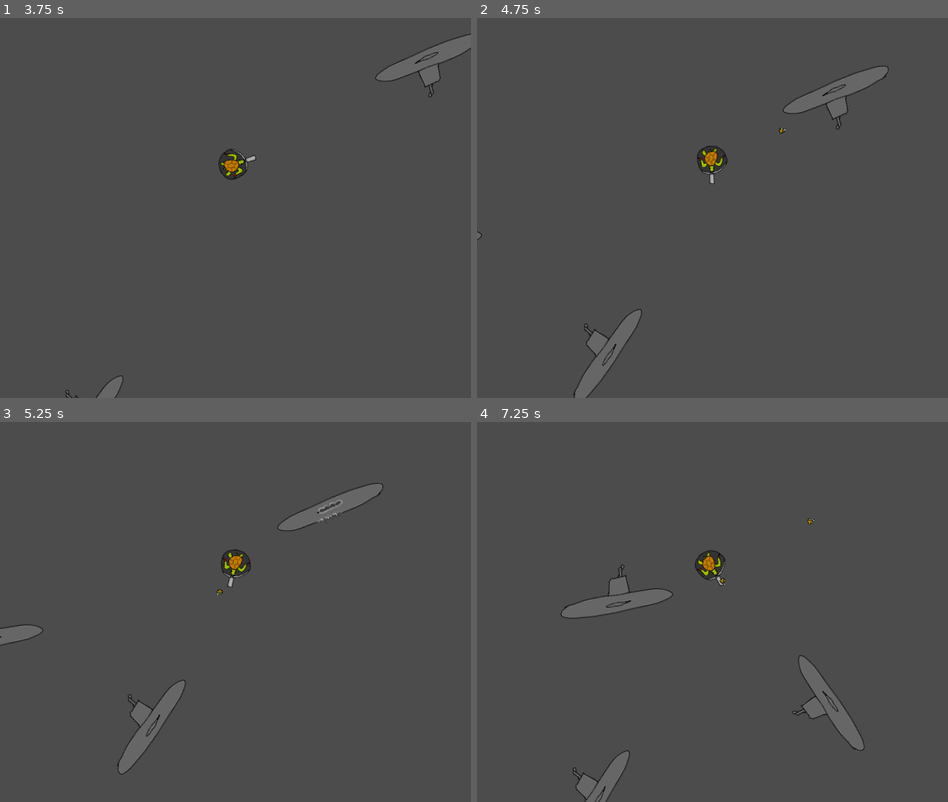
Above: before the commit, frames 1-4 (two rows, left to right).
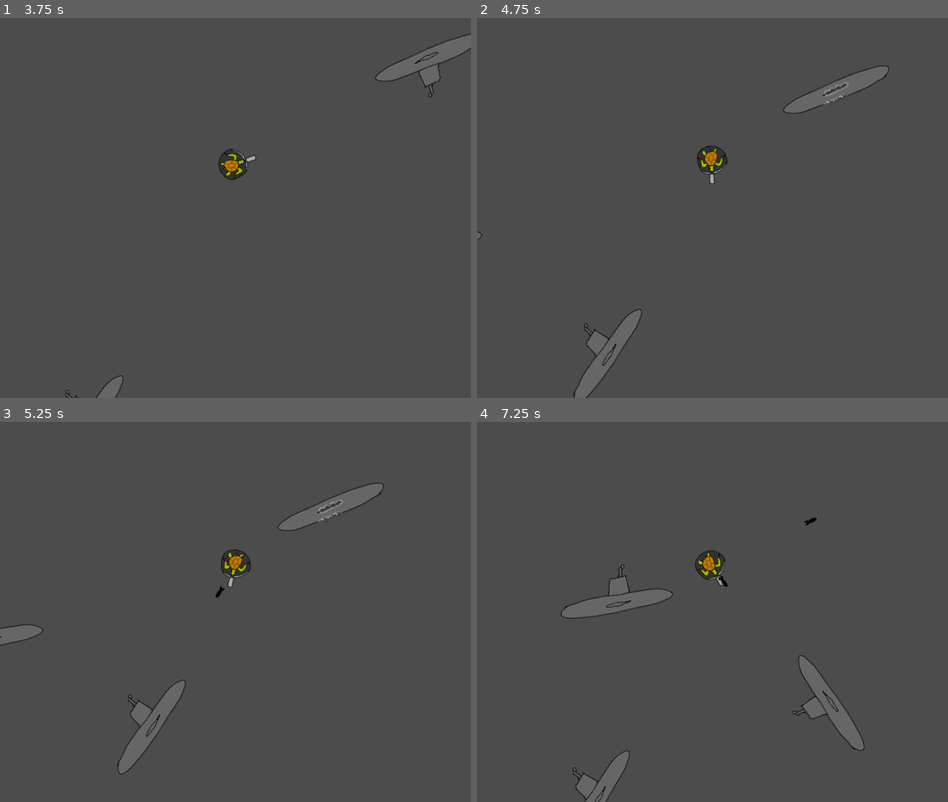
Above: after the commit, the same moments.

Repository: the-g-force/FamJam-March2021
Game: Godot game, scene res://src/Screens/SplashScreen.tscn
Two runs of this game, one before a commit and one after it. Both use one fixed random seed, a clock stepped at 60 frames per second and the inputs below.
Inputs (mouse positions are in pixels of both pictures, inside the frame that each line leads up to):
- Up to frame 1 (3.75 s): tap Enter at 0.5 s; move the mouse to (339, 139) at 0.52 s; click (339, 139) at 0.67 s; click "Play Now!" at 1.25 s; tap Space at 2 s; move the mouse to (141, 185) at 2.02 s; click (141, 185) at 2.17 s; move the mouse to (282, 59) at 2.77 s; click (282, 59) at 2.92 s; move the mouse to (452, 59) at 3.52 s; click (452, 59) at 3.67 s
- Up to frame 2 (4.75 s): move the mouse to (575, 382) at 4.27 s; click (575, 382) at 4.42 s
- Up to frame 3 (5.25 s): move the mouse to (343, 501) at 5.02 s; click (343, 501) at 5.17 s
- Up to frame 4 (7.25 s): move the mouse to (500, 619) at 5.77 s; click (500, 619) at 5.92 s; move the mouse to (858, 756) at 6.52 s; click (858, 756) at 6.67 s

Frame 1 is identical in both runs. In frame 2, 0.3% of the frame differs, in the area x 64-88%, y 12-31%; in frame 3, less than 0.1%; in frame 4, less than 0.1%.

Commit message:
Use torpedo image

Diff:
--- a/project/src/Projectile.tscn
+++ b/project/src/Projectile.tscn
@@ -1,20 +1,21 @@
 [gd_scene load_steps=4 format=2]
 
-[ext_resource path="res://assets/Images/turret.png" type="Texture" id=1]
+[ext_resource path="res://assets/Images/torpedo.png" type="Texture" id=1]
 [ext_resource path="res://src/Projectile.gd" type="Script" id=2]
 
-[sub_resource type="CircleShape2D" id=1]
-radius = 5.57579
+[sub_resource type="CapsuleShape2D" id=1]
+radius = 4.09954
+height = 10.1893
 
 [node name="Projectile" type="KinematicBody2D"]
 collision_layer = 0
 script = ExtResource( 2 )
 
 [node name="Sprite" type="Sprite" parent="."]
-scale = Vector2( 0.2, 0.2 )
 texture = ExtResource( 1 )
 
 [node name="CollisionShape2D" type="CollisionShape2D" parent="."]
+rotation = 1.5708
 shape = SubResource( 1 )
 
 [node name="VisibilityNotifier2D" type="VisibilityNotifier2D" parent="."]
